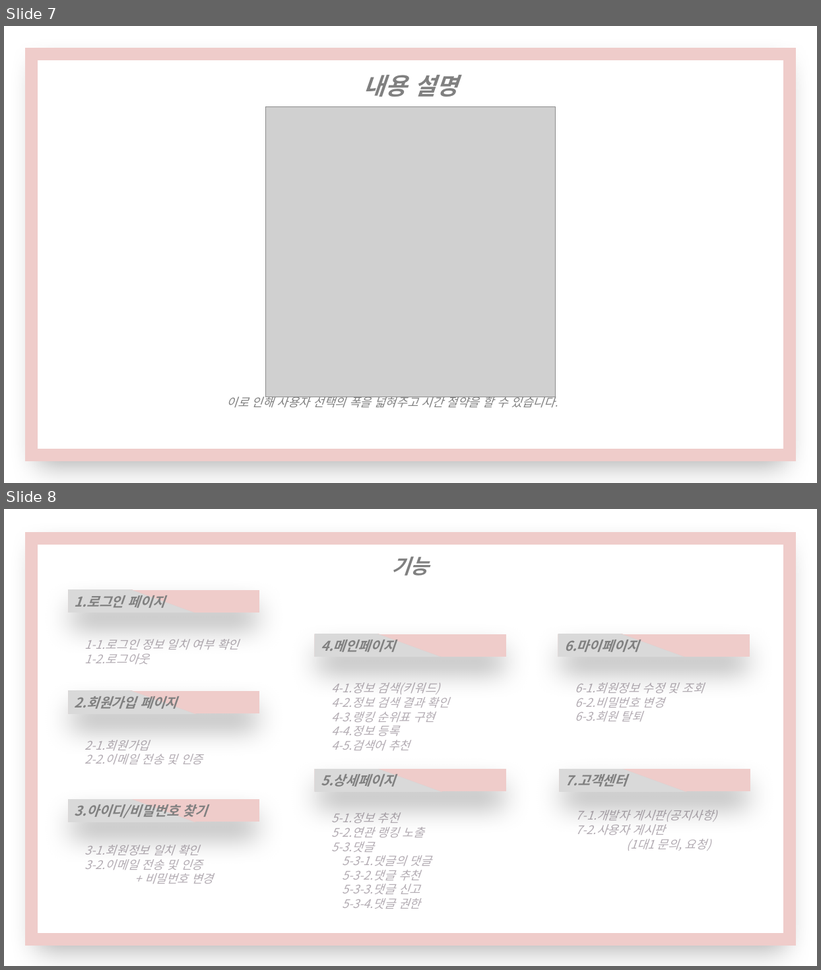
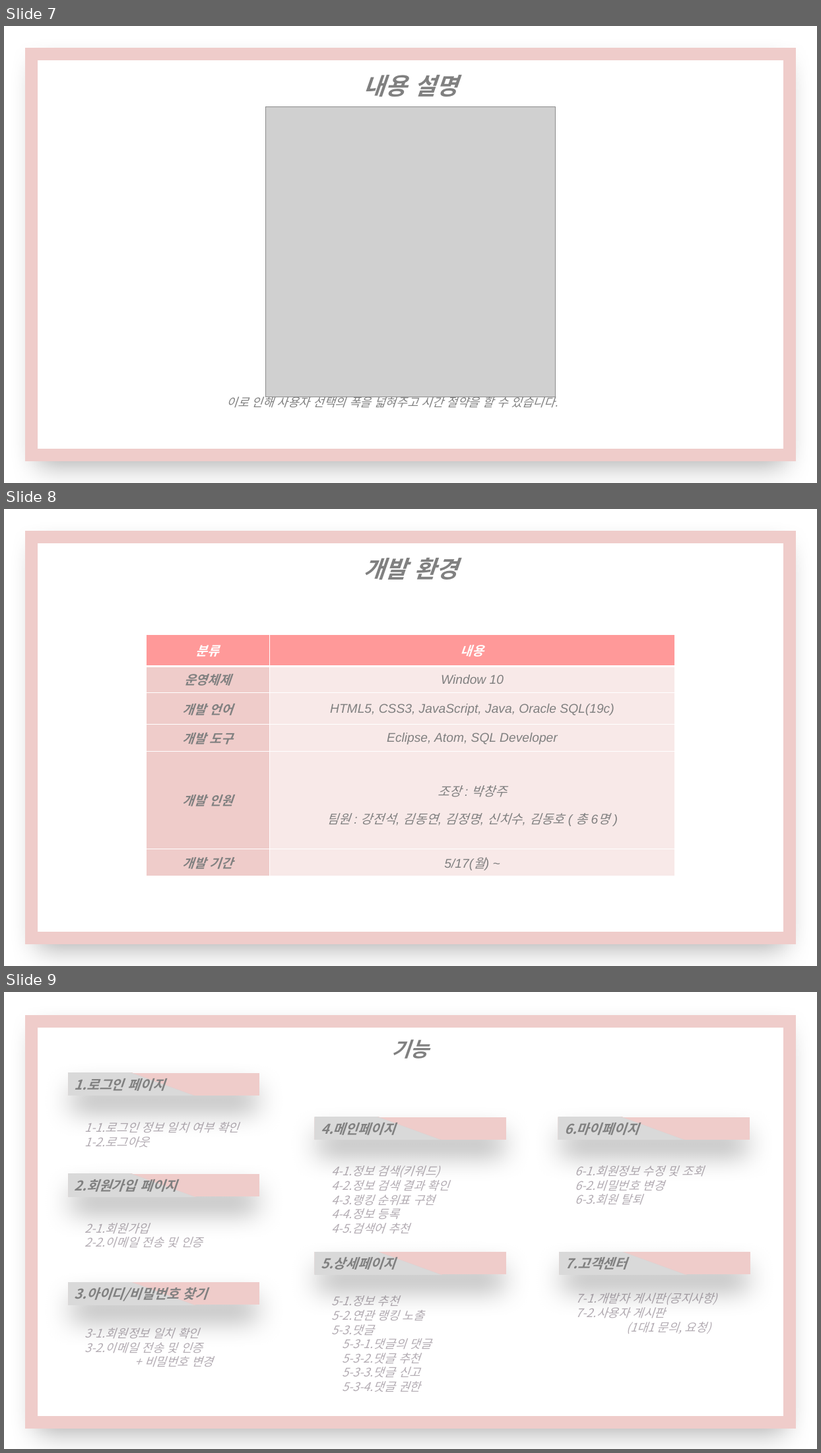
Before and after one commit to What-The-Pork/meeting-log, a slide deck: 팀프로젝트 발표.pptx. Shown one above the other, each under a label of ours: slides 7 and 8 before the commit, slides 7, 8 and 9 after it. The pictures are 821x970 and 821x1453 pixels, drawn with LibreOffice and Linux fonts; fonts in the diff are those of the drawing; grey boxes stand for pictures. Boxes give left, top, right and bottom in pixels: in the first picture for what was removed or moved away, otherwise in the second. Text is boxed around its words. In the diff, an @@ line names an element or a change of style, - is before the commit and + after.

Commit message:
개발환경

```diff
--- a/팀프로젝트 발표.pptx
+++ b/팀프로젝트 발표.pptx
@@ slide 8 added at [4, 509, 817, 966], background #FFFFFF @@
@@ rectangle added at [32, 537, 790, 939], fill #FFFFFF, outline #D9D9D9 14.75 pt, 28 pt, text #808080, bold, italic @@
+개발 환경
@@ table added at [146, 634, 676, 876], 6 rows, 2 columns @@
+분류 | 내용
+운영체제 | Window 10
+개발 언어 | HTML5, CSS3, JavaScript, Java, Oracle SQL(19c)
+개발 도구 | Eclipse, Atom, SQL Developer
+개발 인원 | 조장 : 박창주 팀원 : 강전석, 김동연, 김정명, 신치수, 김동호 ( 총 6명 )
+개발 기간 | 5/17(월) ~
@@ what was slide 8 is now slide 9 @@
```
Also in this commit, not shown: 8 slides changed, 1 other slide added.
